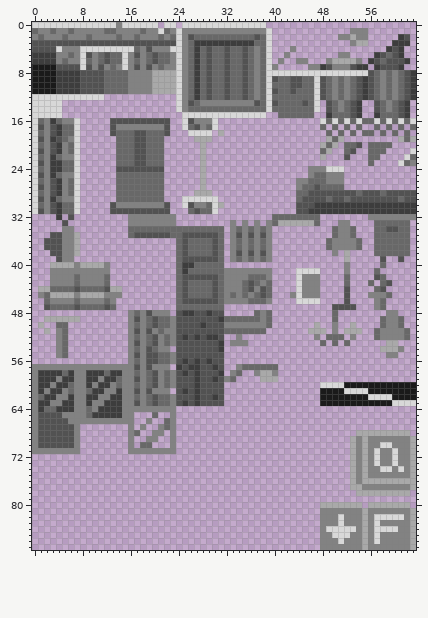
File history of a sprite sheet, resource/graphics/city_tileset.png. The picture above is the old version.
The file is 64x88 pixels.
The same view after the edit:
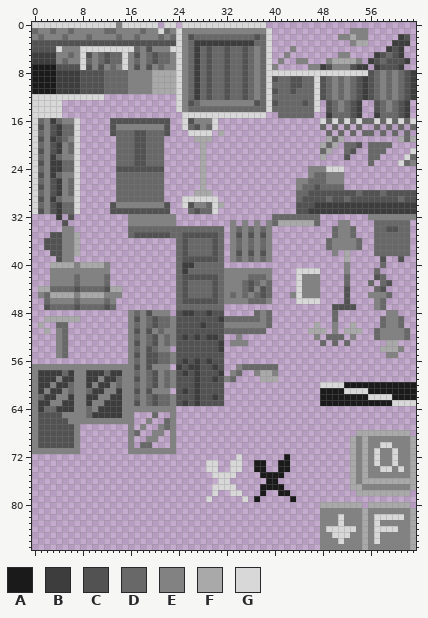
Palette (. is transparent): A #1a1a1a  B #3d3d3d  C #525252  D #686868  E #828282  F #a9a9a9  G #d8d8d8
Changes in this commit:
@@ x 27..45 @@
 71 ...................
-72 ...................
-73 ...................
-74 ...................
-75 ...................
-76 ...................
-77 ...................
-78 ...................
-79 ...................
+72 .......G.......A...
+73 ..GG..GG..AA..AA...
+74 ..GG..GG..AA..AA...
+75 ...GGGG....AAAA....
+76 ....GG......AA.....
+77 ...GGGG....AAAA....
+78 ...G..GG...A..AA...
+79 ..G.....G.A.....A..
 80 ...................
